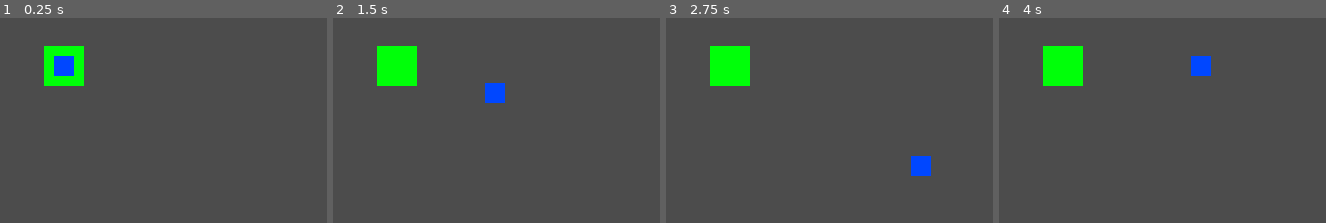
Above: before the commit, frames 1-4 (left to right).
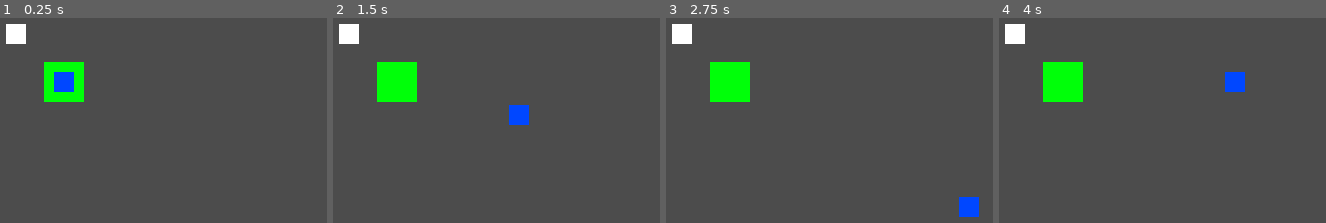
Above: after the commit, the same moments.

Repository: pithnoo/Elevending
Game: Godot game, scene res://Scenes/World.tscn
The game is run twice, just before and just after one commit, with the same random seed, the same clock (stepped at 60 frames per second) and the same inputs.
Inputs:
- Up to frame 1 (0.25 s): no input
- Up to frame 2 (1.5 s): tap Enter at 0.5 s; hold Right (ui_right) 0.53-1.28 s; hold Down (ui_down) from 1.28 s (still down)
- Up to frame 3 (2.75 s): release Down (ui_down) at 2.03 s; hold Right (ui_right) from 2.03 s (still down)
- Up to frame 4 (4 s): release Right (ui_right) at 2.78 s; hold Up (ui_up) 2.78-3.53 s; hold Left (ui_left) from 3.53 s (still down)

The runs differ from the first frame. In frame 1, 3.1% of the frame differs, in the area x 1-26%, y 2-41%; in frame 2, 3.7%, in the area x 1-60%, y 2-53%; in frame 3, 3.7%; in frame 4, 3.7%.

Commit message:
introduced turret into game, considering using state machine to manage turret attacks

Diff:
--- a/Scenes/Player.tscn
+++ b/Scenes/Player.tscn
@@ -1,10 +1,10 @@
 [gd_scene load_steps=14 format=2]
 
 [ext_resource path="res://White-Pixel.png" type="Texture" id=1]
-[ext_resource path="res://Code/state_manager.gd" type="Script" id=2]
-[ext_resource path="res://Code/player.gd" type="Script" id=3]
-[ext_resource path="res://Code/move.gd" type="Script" id=4]
-[ext_resource path="res://Code/idle.gd" type="Script" id=5]
+[ext_resource path="res://Code/Player/state_manager.gd" type="Script" id=2]
+[ext_resource path="res://Code/Player/player.gd" type="Script" id=3]
+[ext_resource path="res://Code/Player/move.gd" type="Script" id=4]
+[ext_resource path="res://Code/Player/idle.gd" type="Script" id=5]
 
 [sub_resource type="Animation" id=11]
 resource_name = "Idle"
@@ -97,4 +97,4 @@
 script = ExtResource( 4 )
 animation_name = "Move"
 idle_node = NodePath("../Idle")
-move_speed = 4000.0
+move_speed = 5000.0
--- /dev/null
+++ b/Scenes/Turret.tscn
@@ -0,0 +1,35 @@
+[gd_scene load_steps=5 format=2]
+
+[ext_resource path="res://White-Pixel.png" type="Texture" id=1]
+[ext_resource path="res://Scenes/turret.gd" type="Script" id=2]
+
+[sub_resource type="RectangleShape2D" id=1]
+
+[sub_resource type="CircleShape2D" id=2]
+radius = 5.6
+
+[node name="Turret" type="StaticBody2D"]
+position = Vector2( 136, 72 )
+scale = Vector2( 10, 10 )
+script = ExtResource( 2 )
+__meta__ = {
+"_edit_group_": true
+}
+
+[node name="Sprite" type="Sprite" parent="."]
+texture = ExtResource( 1 )
+
+[node name="CollisionShape2D" type="CollisionShape2D" parent="."]
+scale = Vector2( 0.05, 0.05 )
+shape = SubResource( 1 )
+
+[node name="AttackRange" type="Area2D" parent="."]
+
+[node name="CollisionShape2D" type="CollisionShape2D" parent="AttackRange"]
+shape = SubResource( 2 )
+
+[node name="StateManager" type="Node" parent="."]
+
+[node name="Idle" type="Node" parent="StateManager"]
+
+[node name="Attack" type="Node" parent="StateManager"]
--- a/Scenes/World.tscn
+++ b/Scenes/World.tscn
@@ -1,5 +1,6 @@
-[gd_scene load_steps=3 format=2]
+[gd_scene load_steps=4 format=2]
 
+[ext_resource path="res://Scenes/Turret.tscn" type="PackedScene" id=1]
 [ext_resource path="res://Scenes/Player.tscn" type="PackedScene" id=2]
 [ext_resource path="res://Scenes/Core.tscn" type="PackedScene" id=3]
 
@@ -8,7 +9,9 @@
 [node name="YSort" type="YSort" parent="."]
 
 [node name="Core" parent="." instance=ExtResource( 3 )]
-position = Vector2( 160, 88 )
+position = Vector2( 160, 96 )
 
 [node name="Player" parent="." instance=ExtResource( 2 )]
-position = Vector2( 160, 88 )
+position = Vector2( 160, 96 )
+
+[node name="Turret" parent="." instance=ExtResource( 1 )]
--- /dev/null
+++ b/Scenes/turret.gd
@@ -0,0 +1,13 @@
+extends StaticBody2D
+
+onready var attackRange = $AttackRange
+
+# var projectile = predload("res://")
+
+# Called when the node enters the scene tree for the first time.
+func _ready():
+	pass # Replace with function body.
+
+
+func _process(_delta):
+	pass
--- a/project.godot
+++ b/project.godot
@@ -12,12 +12,12 @@
 "base": "Node",
 "class": "BaseState",
 "language": "GDScript",
-"path": "res://Code/base_state.gd"
+"path": "res://Code/Player/base_state.gd"
 }, {
 "base": "KinematicBody2D",
 "class": "Player",
 "language": "GDScript",
-"path": "res://Code/player.gd"
+"path": "res://Code/Player/player.gd"
 } ]
 _global_script_class_icons={
 "BaseState": "",
Renamed: Code/base_state.gd -> Code/Player/base_state.gd
Renamed: Code/idle.gd -> Code/Player/idle.gd
Renamed: Code/move.gd -> Code/Player/move.gd
Renamed: Code/player.gd -> Code/Player/player.gd
Renamed: Code/state_manager.gd -> Code/Player/state_manager.gd
